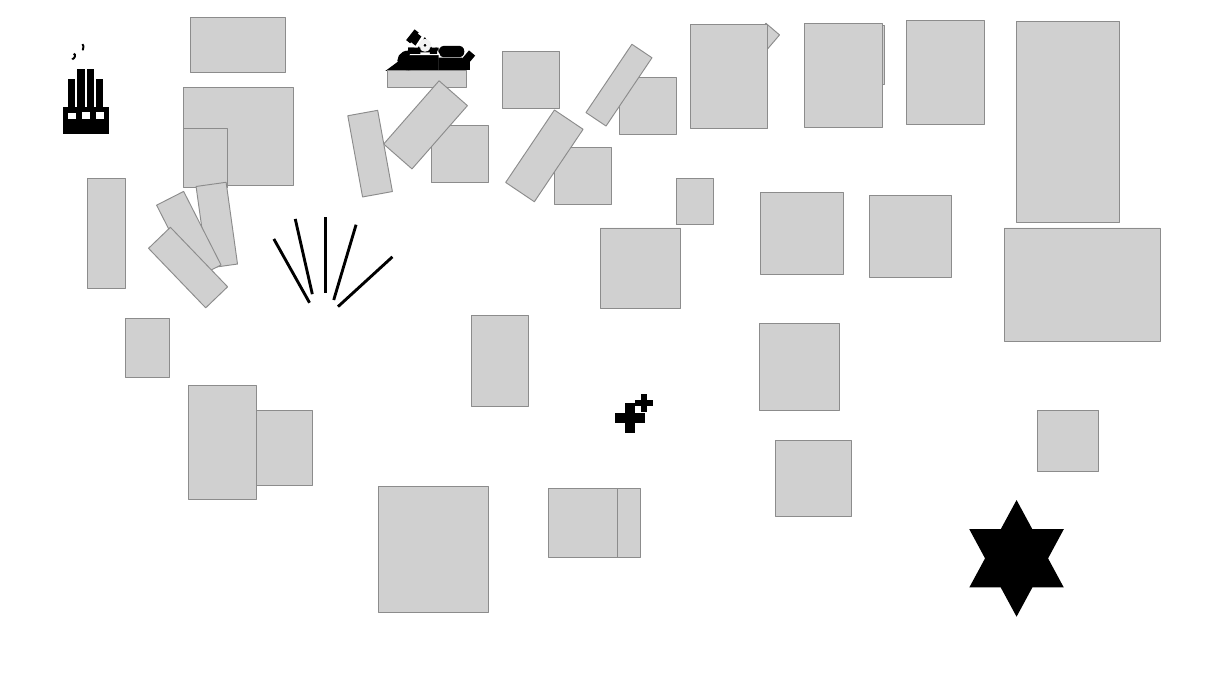
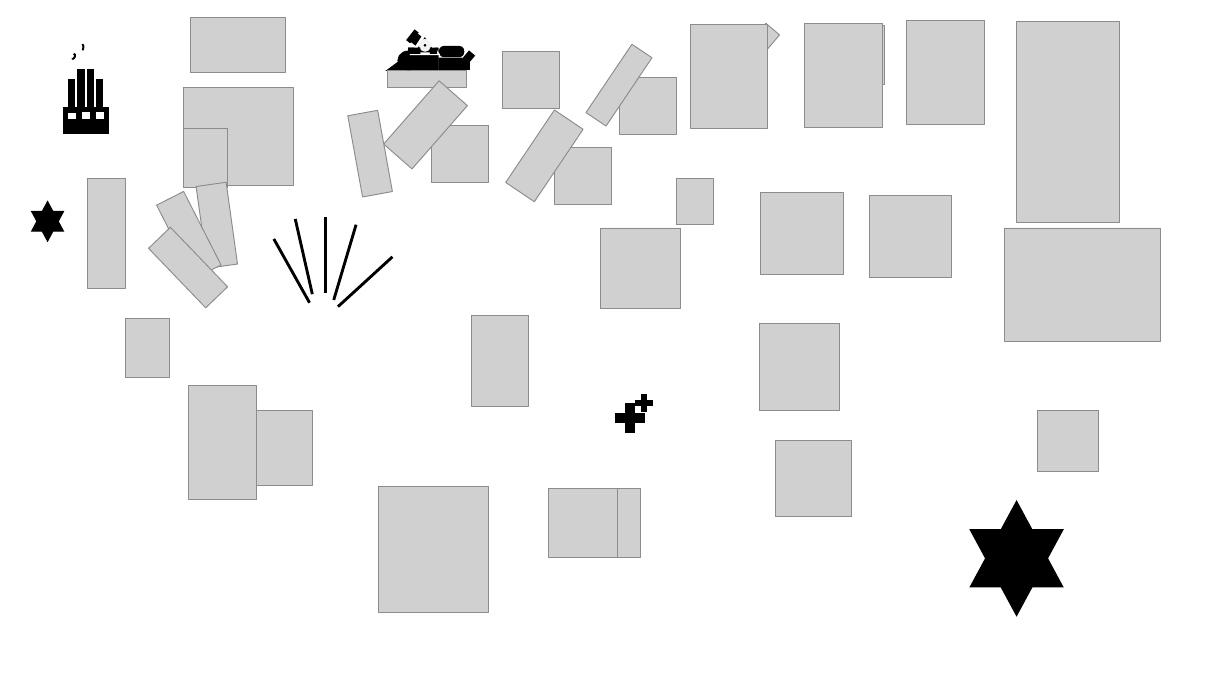
Before and after one commit to alexliuhust/JS_ChessGames, a slide deck: slide 10 of image process/drawings.pptx. Drawn at 1232x693 pixels with LibreOffice and Linux fonts; fonts in the diff are those of the drawing; grey boxes stand for pictures; background and template pictures are left out. Boxes give left, top, right and bottom in pixels: in the first picture for what was removed or moved away, otherwise in the second. Text is boxed around its words. In the diff, an @@ line names an element or a change of style, - is before the commit and + after.

```diff
--- a/image process/drawings.pptx
+++ b/image process/drawings.pptx
@@ star added at (31,201,63,240), fill #000000, outline #000000 1 pt @@
```
Also in this commit, not shown: 1 other slide changed, 9 other files.
